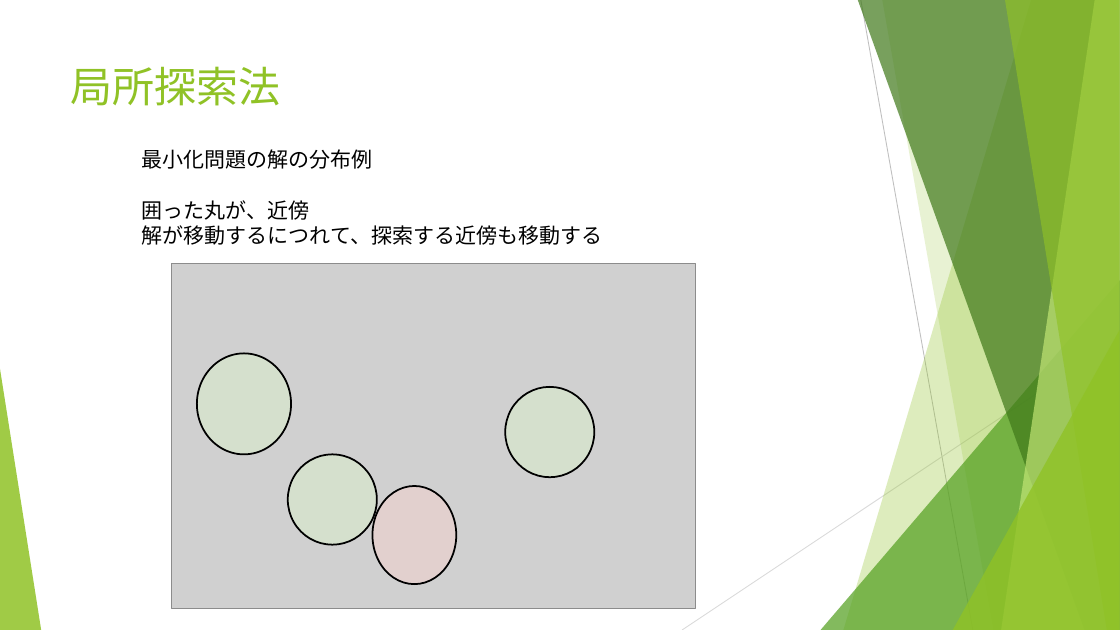
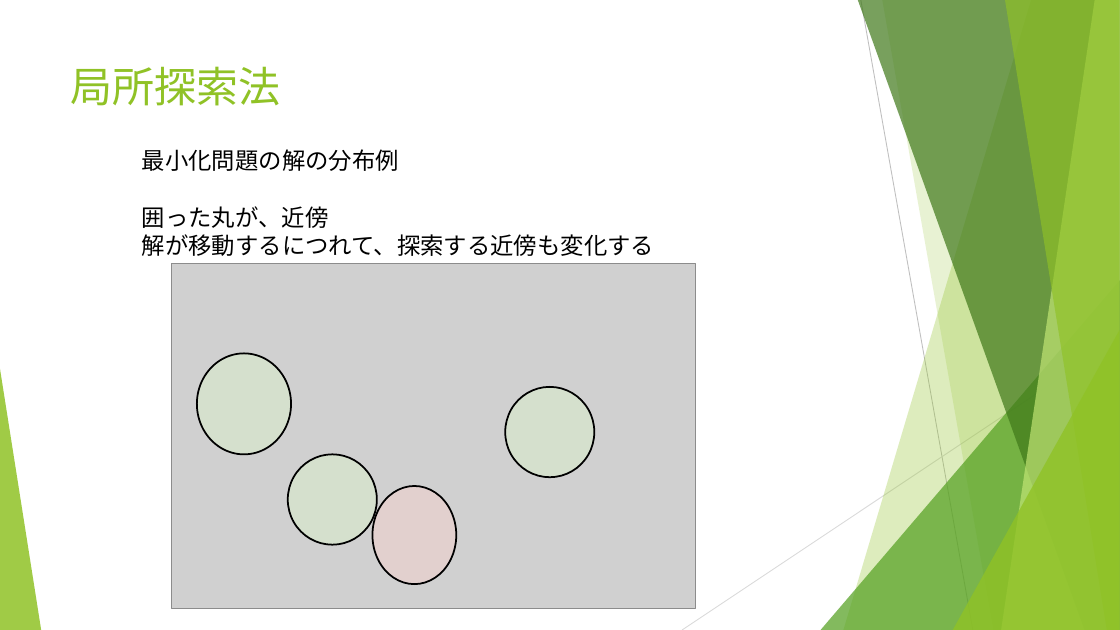
Before and after one commit to r-kurosu/kline_new, a slide deck: slide 5 of 11_30_共有資料.pptx. Drawn at 1120x630 pixels with LibreOffice and Linux fonts; fonts in the diff are those of the drawing; grey boxes stand for pictures. Boxes give left, top, right and bottom in pixels: in the first picture for what was removed or moved away, otherwise in the second. Text is boxed around its words. In the diff, an @@ line names an element or a change of style, - is before the commit and + after.

Commit message:
共有資料を作った

```diff
--- a/11_30_共有資料.pptx
+++ b/11_30_共有資料.pptx
@@ text at [142,149,399,228]: size 18 to 20 pt in "最小化問題の解の分布例", "囲った丸が、近傍" @@
@@ text at [142,234,654,256]: text changed; size 18 to 20 pt @@
-解が移動するにつれて、探索する近傍も移動する
+解が移動するにつれて、探索する近傍も変化する
```
Also in this commit, not shown: 5 other slides changed, 3 slides added.
